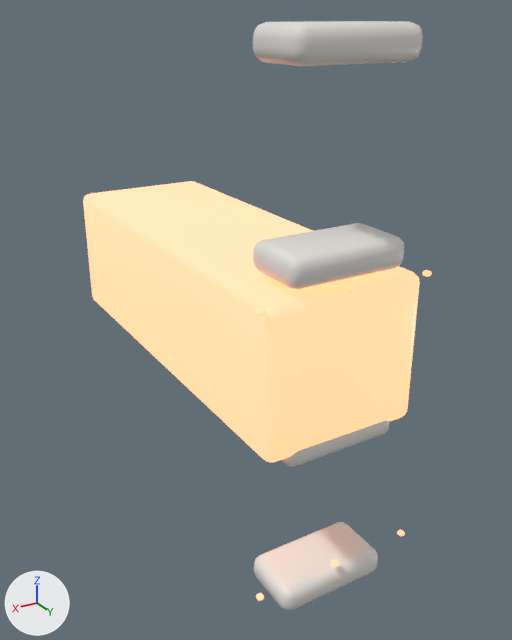
The glTF model unity/Assets/Art/EarlyGame/garage-kit/garage-voodude-rack.glb, before and after one commit.
Before and after are seen from a 50 mm camera at (0.731, 1.846, 1.539) aimed at (-0.048, 0.547, 0.89). The lights are fixed; the arrows at lower left show +X, +Y and +Z. The first picture is the older version. Where no turn or scale is listed for an object, it has been applied to the vertices. Vertices at exactly the same position are counted once.

Objects in the first picture: 'Bay0.001', 'Bay1.001', 'Bay2.001', 'Bay3.001', 'Led0.001', 'Led1.001', 'Led2.001', 'RackShell.001' and 3 more.
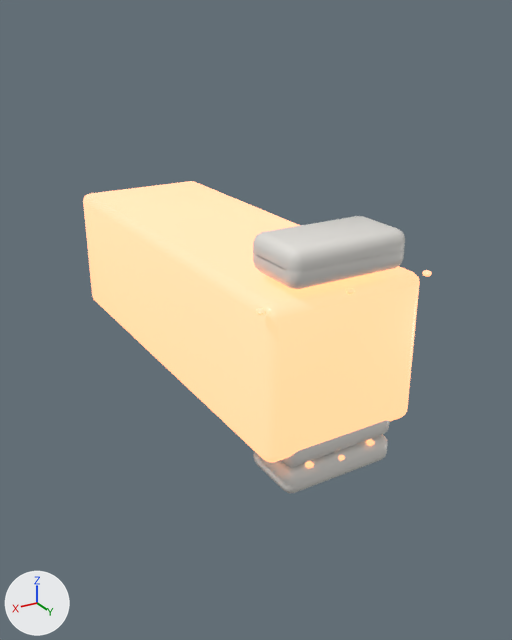
Where the newer file only moved an object's origin or applied its transform, the numbers keep the older frame.

Changed parts and their boxes [x1, y1, x2, y2] in the pictures (512 x 640 px):
'Bay3.001', moved
    before: [253, 21, 423, 66]
    after: [253, 216, 405, 273]
'Bay0.001', moved
    before: [254, 522, 378, 611]
    after: [253, 435, 388, 493]
'Led2.001', moved
    before: [256, 593, 264, 601]
    after: [305, 461, 314, 468]
'Led0.001', moved
    before: [397, 530, 405, 536]
    after: [366, 439, 375, 446]
'Led1.001', moved
    before: [331, 559, 339, 567]
    after: [338, 455, 345, 461]
'Bay2.001', unchanged, covered by the edit
    before: [253, 223, 405, 289]
    after: [253, 250, 404, 289]

What the commit changed:
me_cube_030 is used by ob_led0_001; location (0.0, 1.202, 0.0).
me_cube_030 had 80 vertices, 156 faces and spanned x -0.1875..-0.1725, y -0.2675..-0.2525, z 0.495..0.505.
me_cube_030 now has 80 vertices, 156 faces and spans x -0.1875..-0.1725, y -0.3075..-0.2925, z 0.495..0.505.
me_cube_030 part 1: the whole mesh is moved by (0.0, -0.04, 0.0).
me_cube_032 is used by ob_led2_001; location (0.0, 1.202, 0.0).
me_cube_032 had 80 vertices, 156 faces and spanned x 0.1725..0.1875, y -0.2675..-0.2525, z 0.495..0.505.
me_cube_032 now has 80 vertices, 156 faces and spans x 0.1725..0.1875, y -0.3075..-0.2925, z 0.495..0.505.
me_cube_032 part 2: the whole mesh is moved by (0.0, -0.04, 0.0).
Object 'Bay0.001' (ob_bay0_001) moves from (0.0, 1.06, 0.0) to (0.0, 1.06, 0.29).
Object 'Bay3.001' (ob_bay3_001) moves from (0.0, 1.06, 0.0) to (0.0, 1.06, -0.336).
Object 'Led0.001' (ob_led0_001) moves from (0.0, 1.202, 0.0) to (0.107, 1.242, 0.268).
Object 'Led1.001' (ob_led1_001) moves from (0.0, 1.202, 0.0) to (0.0, 1.242, 0.259).
Object 'Led2.001' (ob_led2_001) moves from (0.0, 1.202, 0.0) to (-0.107, 1.242, 0.268).
